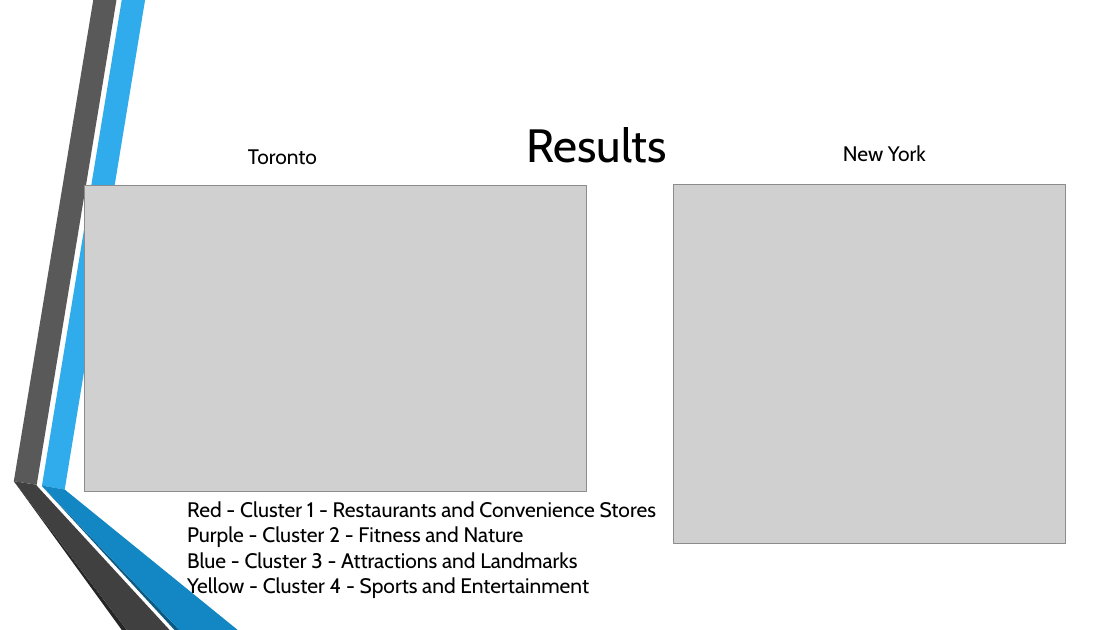
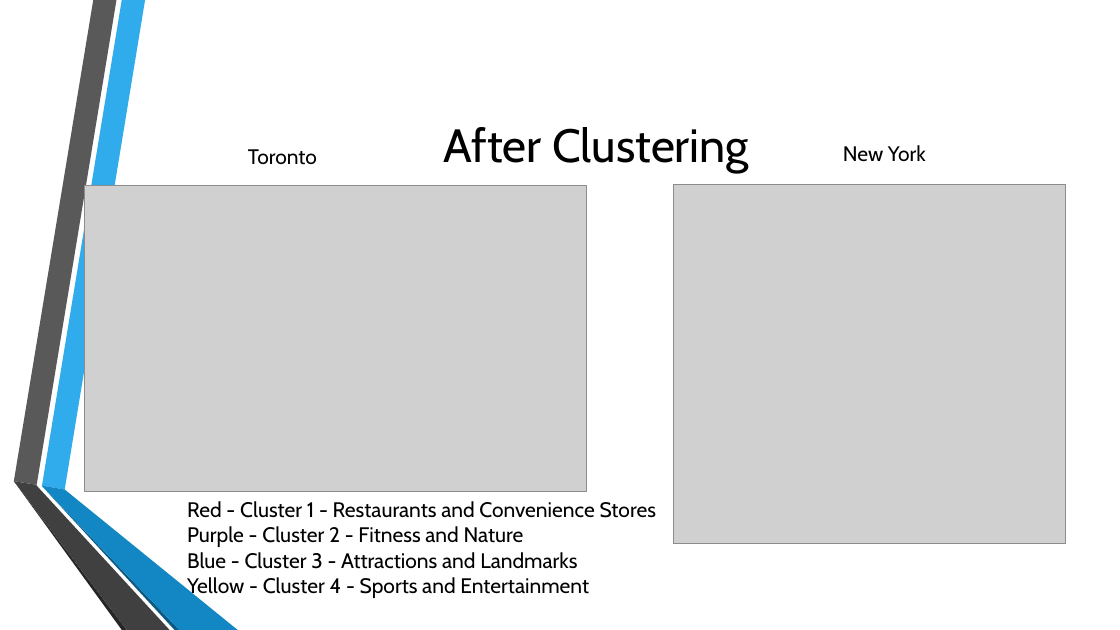
Before and after one commit to Firaz95/Coursera_Capstone, a slide deck: slide 7 of Similarity of the Neighbourhoods in Toronto and New York Presentation.pptx (slide 6 before the commit). Drawn at 1120x630 pixels with LibreOffice and Linux fonts; fonts in the diff are those of the drawing; grey boxes stand for pictures; background and template pictures are left out. Boxes give left, top, right and bottom in pixels: in the first picture for what was removed or moved away, otherwise in the second. Text is boxed around its words. In the diff, an @@ line names an element or a change of style, - is before the commit and + after.

```diff
--- a/Similarity of the Neighbourhoods in Toronto and New York Presentation.pptx
+++ b/Similarity of the Neighbourhoods in Toronto and New York Presentation.pptx
@@ title at [444,127,749,173]: text changed @@
-Results
+After Clustering
```
Also in this commit, not shown: 1 other slide changed, 1 slide added, 1 other file.
